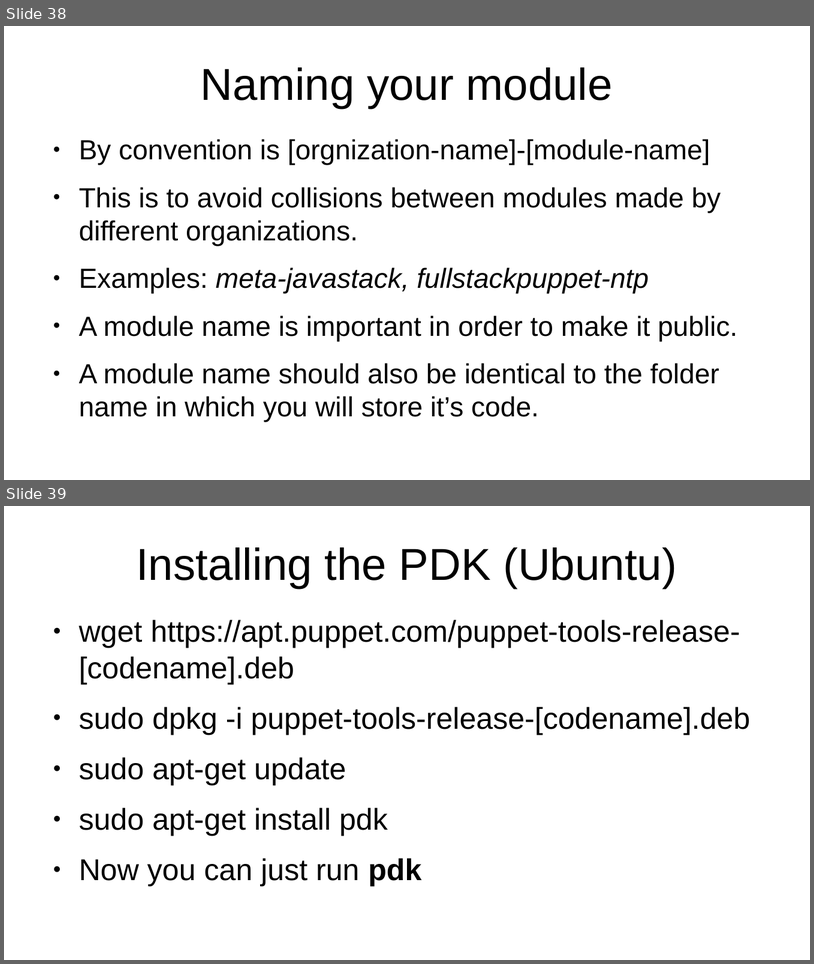
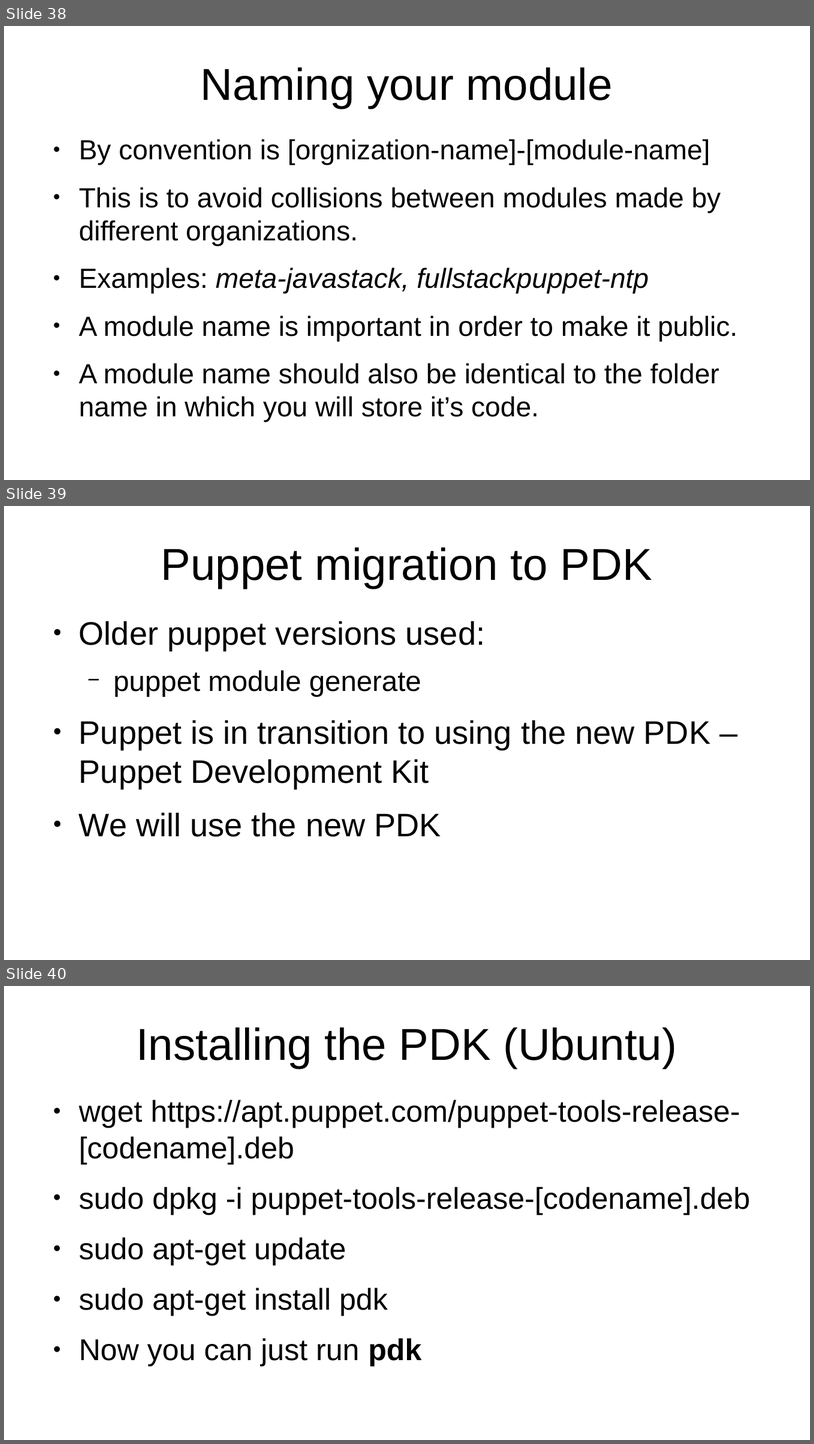
Before and after one commit to veltzer/teaching-puppet, a slide deck: slides.odp. Shown one above the other, each under a label of ours: slides 38 and 39 before the commit, slides 38, 39 and 40 after it. The pictures are 814x964 and 814x1444 pixels, drawn with LibreOffice and Linux fonts; fonts in the diff are those of the drawing. Boxes give left, top, right and bottom in pixels: in the first picture for what was removed or moved away, otherwise in the second. Text is boxed around its words. In the diff, an @@ line names an element or a change of style, - is before the commit and + after.

```diff
--- a/slides.odp
+++ b/slides.odp
@@ slide 39 added at (x1=4, y1=506, x2=810, y2=960), background #FFFFFF @@
@@ title added at (x1=161, y1=547, x2=653, y2=588), 44 pt, text #000000 @@
+Puppet migration to PDK
@@ text added at (x1=79, y1=621, x2=711, y2=837), 32 pt, text #000000 @@
+● Older puppet versions used:
+  − puppet module generate
+● Puppet is in transition to using the new PDK – Puppet Development Kit
+● We will use the new PDK
@@ what was slide 39 is now slide 40 @@
```
Also in this commit, not shown: 1 slide changed, 4 other slides added, 20 other files.
